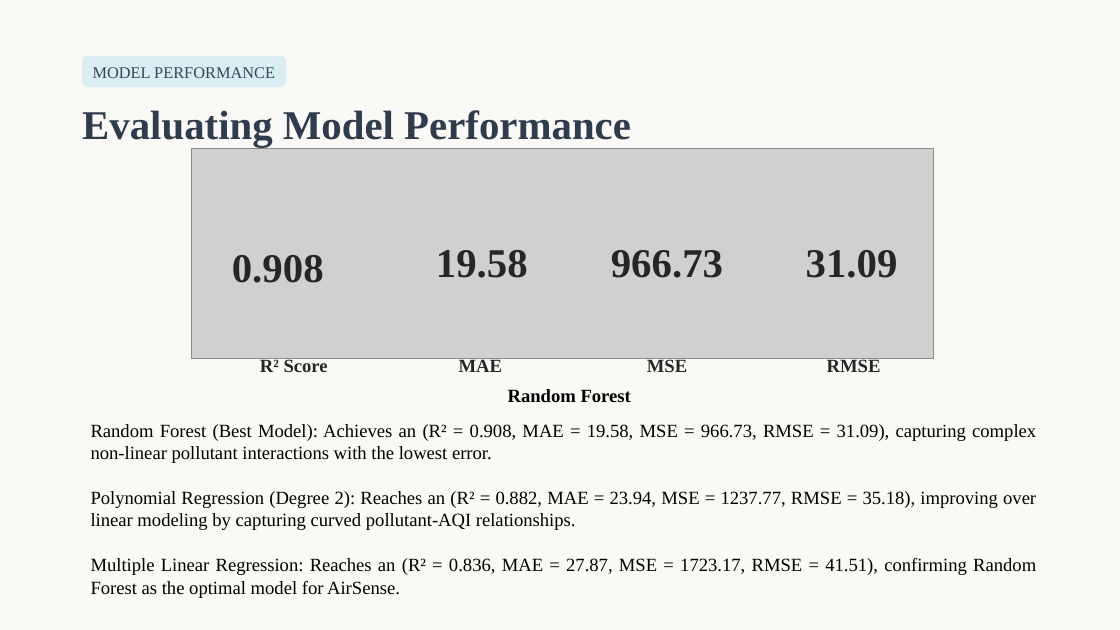
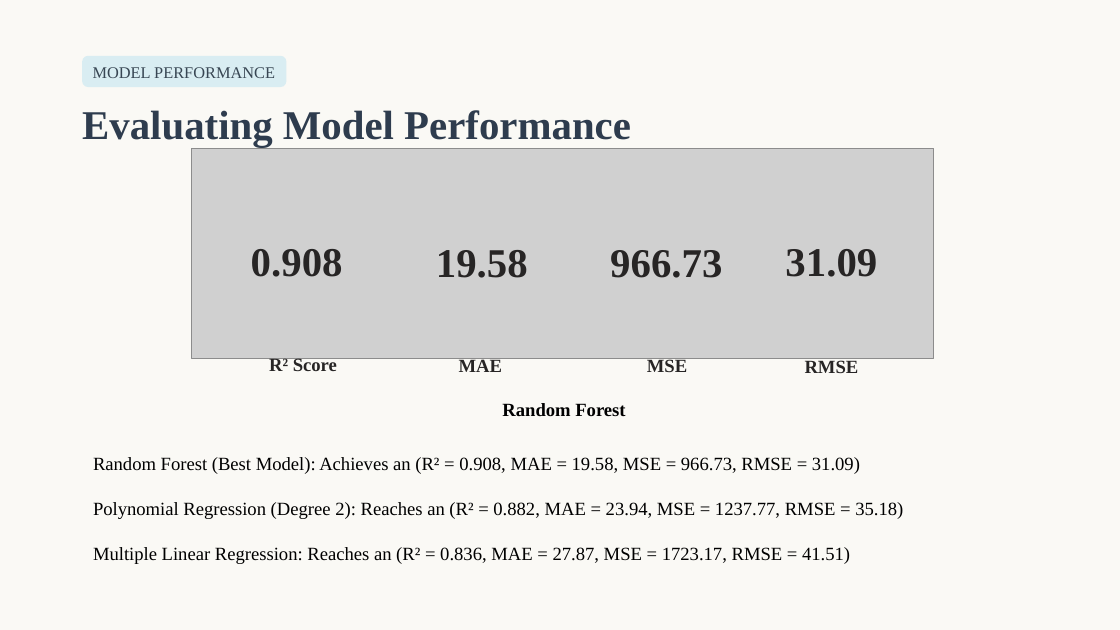
Before and after one commit to ishaangupta122/aqi-system, a slide deck: slide 9 of documents/aqi_ppt.pptx. Drawn at 1120x630 pixels with LibreOffice and Linux fonts; fonts in the diff are those of the drawing; grey boxes stand for pictures. Boxes give left, top, right and bottom in pixels: in the first picture for what was removed or moved away, otherwise in the second. Text is boxed around its words. In the diff, an @@ line names an element or a change of style, - is before the commit and + after.

```diff
--- a/documents/aqi_ppt.pptx
+++ b/documents/aqi_ppt.pptx
@@ text "0.908": place and size @@
-text "0.908" at <box>232,255,324,283</box>
+text "0.908" at <box>251,249,343,277</box>
@@ text "31.09": place and size @@
-text "31.09" at <box>806,250,898,278</box>
+text "31.09" at <box>785,249,877,277</box>
@@ text "R² Score": place and size @@
-text "R² Score" at <box>260,358,328,372</box>
+text "R² Score" at <box>269,357,337,371</box>
@@ text "RMSE": place and size @@
-text "RMSE" at <box>827,358,881,372</box>
+text "RMSE" at <box>805,360,859,373</box>
@@ text "Random Forest": place and size @@
-text "Random Forest" at <box>508,389,631,403</box>
+text "Random Forest" at <box>502,403,625,417</box>
@@ text at <box>93,457,903,564</box>: text changed @@
-Random Forest (Best Model): Achieves an (R² = 0.908, MAE = 19.58, MSE = 966.73, RMSE = 31.09), capturing complex non-linear pollutant interactions with the lowest error.
-Polynomial Regression (Degree 2): Reaches an (R² = 0.882, MAE = 23.94, MSE = 1237.77, RMSE = 35.18), improving over linear modeling by capturing curved pollutant-AQI relationships.
-Multiple Linear Regression: Reaches an (R² = 0.836, MAE = 27.87, MSE = 1723.17, RMSE = 41.51), confirming Random Forest as the optimal model for AirSense.
+Random Forest (Best Model): Achieves an (R² = 0.908, MAE = 19.58, MSE = 966.73, RMSE = 31.09)
+Polynomial Regression (Degree 2): Reaches an (R² = 0.882, MAE = 23.94, MSE = 1237.77, RMSE = 35.18)
+Multiple Linear Regression: Reaches an (R² = 0.836, MAE = 27.87, MSE = 1723.17, RMSE = 41.51)
```
Also in this commit, not shown: 1 other slide changed, 3 other files.
